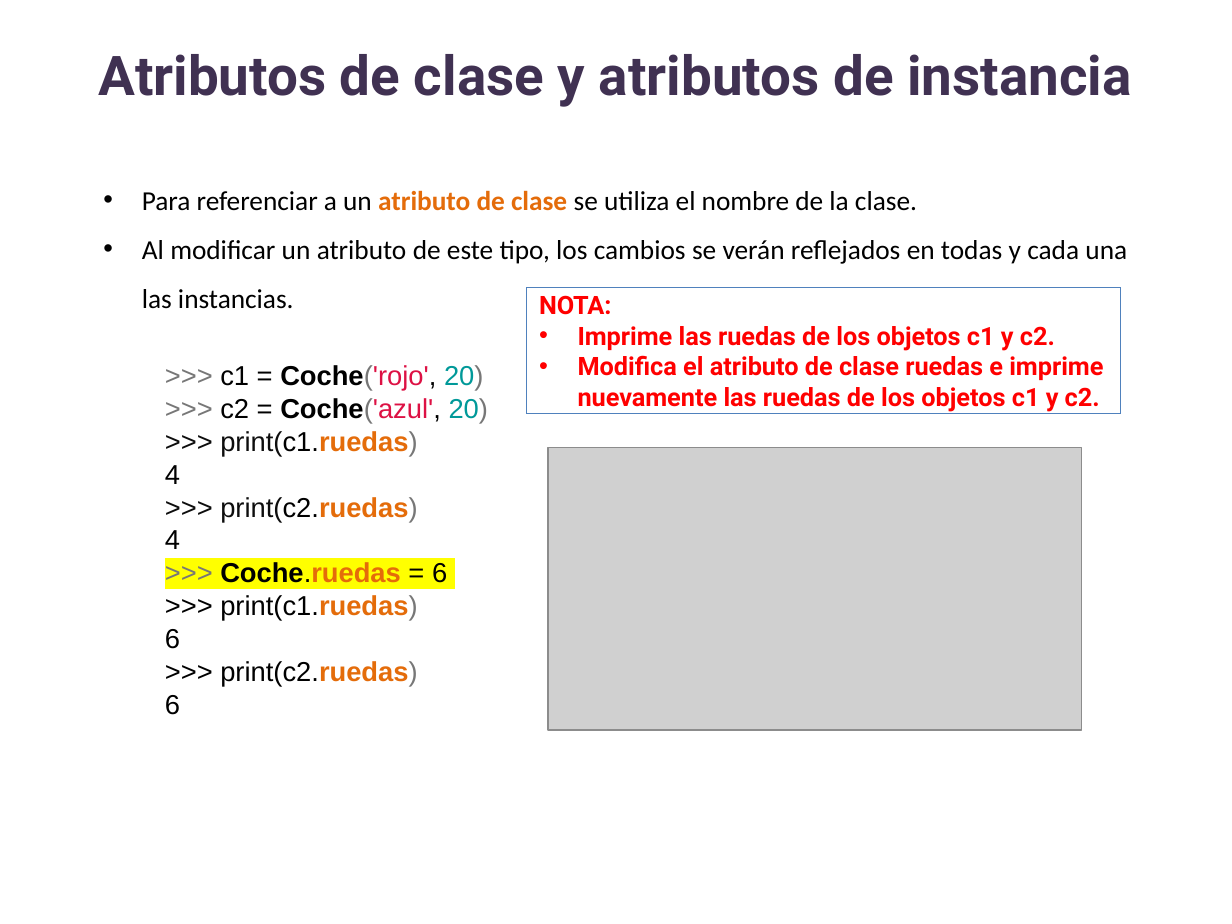
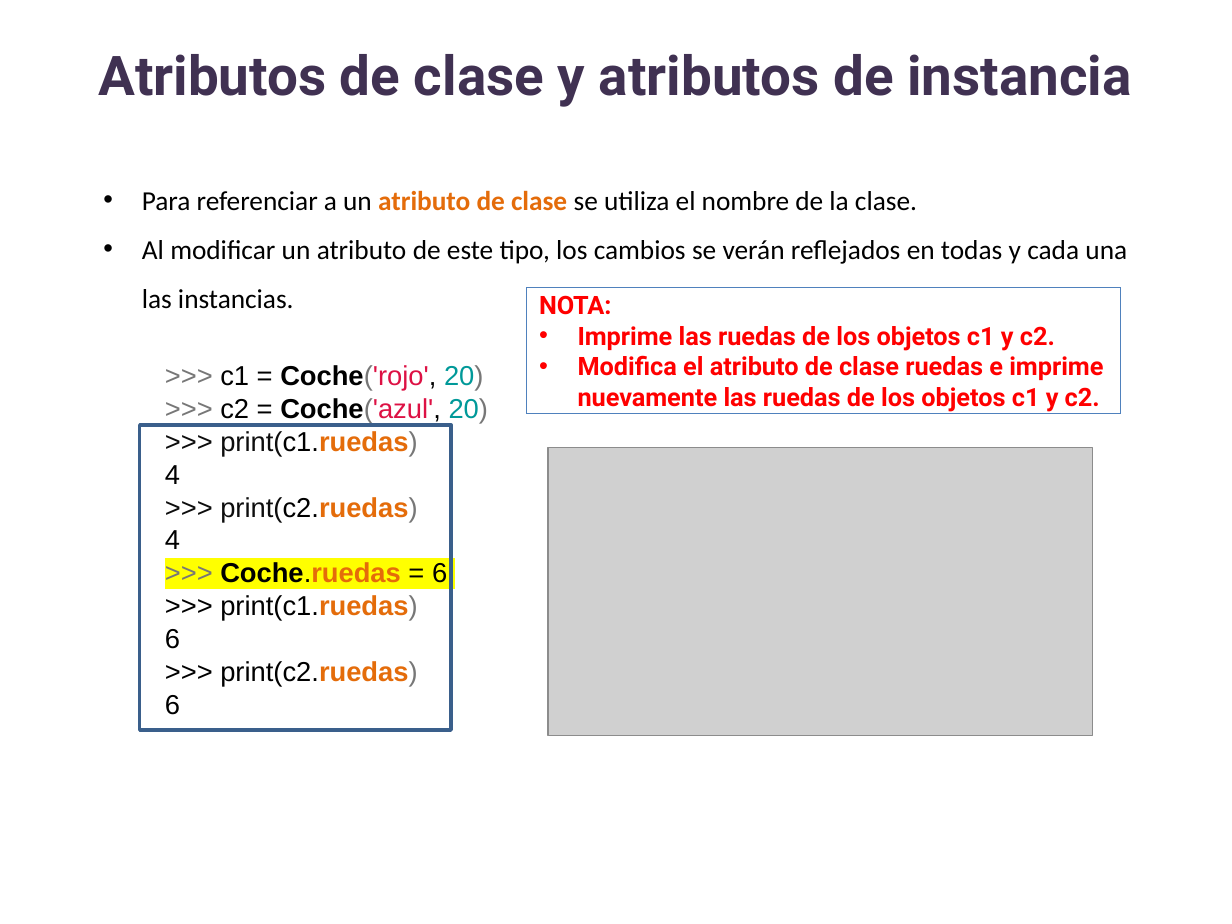
Before and after one commit to lizetheP/Analitica, a slide deck: slide 55 of CalendarioAgo24/presentaciones/14_POO.pptx. Drawn at 1232x924 pixels with LibreOffice and Linux fonts; fonts in the diff are those of the drawing; grey boxes stand for pictures. Boxes give left, top, right and bottom in pixels: in the first picture for what was removed or moved away, otherwise in the second. Text is boxed around its words. In the diff, an @@ line names an element or a change of style, - is before the commit and + after.

```diff
--- a/CalendarioAgo24/presentaciones/14_POO.pptx
+++ b/CalendarioAgo24/presentaciones/14_POO.pptx
@@ rectangle added at (x1=139, y1=425, x2=451, y2=731), outline #3A5F8C 2 pt @@
@@ picture resized from (x1=548, y1=447, x2=1082, y2=729) to (x1=548, y1=447, x2=1093, y2=736) @@
```
Also in this commit, not shown: 7 other slides changed, 5 other files.
